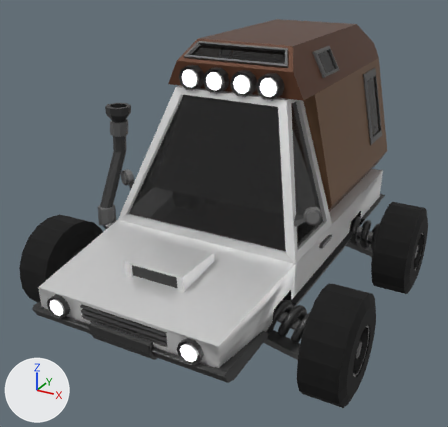
An edit to the glTF model glbs/1.glb, drawn before and after from the same camera.
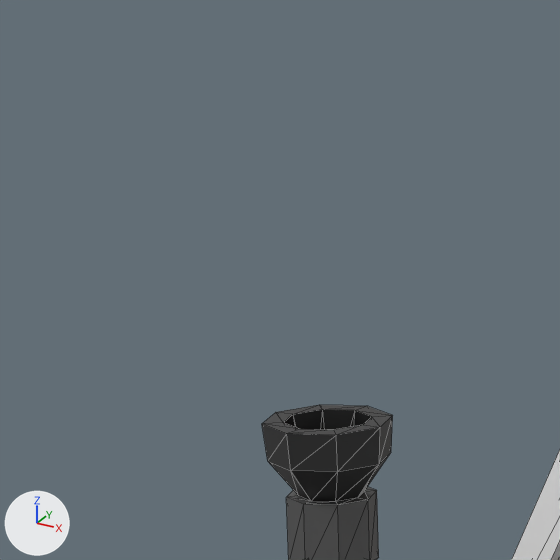
Each version appears first whole from a camera (50 mm lens) standing at (0.637, -1.389, 0.701) and looking at (-0.045, -0.15, 0.081), and next in a close-up on the part from 12% to 37% of the width and 5% to 31% of the height. The axes (+X, +Y, +Z) are drawn at lower left. The lights are the same throughout. The close-ups show mesh edges as thin lines. Where no turn or scale is listed for an object, it has been applied to the vertices.

The scene before the commit, as lines of its bpy script (objects in view):
```python
me_cube_207 = bpy.data.meshes.new('Cube.207')
me_cube_207.from_pydata(...)  # 873 vertices, 1770 faces; spans x -0.248..0.248, y -0.493..0.495, z -0.113..0.371
# faces by material slot: [1686, 20, 64]
me_cube_207.materials.append(mat_matreialglobal)  # picture img_globaltex
me_cube_207.materials.append(mat_glass)  # picture img_globaltex
me_cube_207.materials.append(mat_emission)  # white #e7e7e7
me_cylinder_389 = bpy.data.meshes.new('Cylinder.389')
me_cylinder_389.from_pydata(...)  # 112 vertices, 220 faces; spans x -0.296..-0.196, y -0.221..-0.081, z -0.022..0.273
me_cylinder_389.materials.append(mat_matreialglobal)  # picture img_globaltex
ob_body_011 = bpy.data.objects.new('Body.011', me_cube_207)
ob_body_011.location = (-0.0237, -0.1187, 0.0684)
ob_cylinder_008 = bpy.data.objects.new('Cylinder.008', me_cylinder_389)
ob_cylinder_008.location = (-0.0237, -0.1187, 0.0684)
```
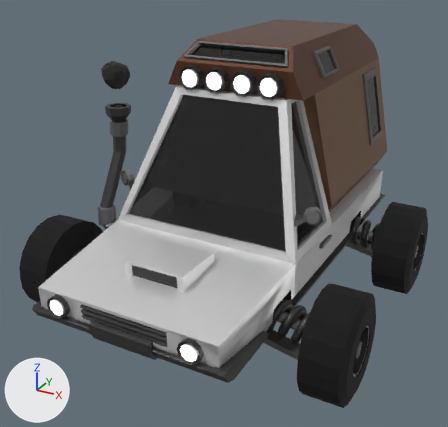
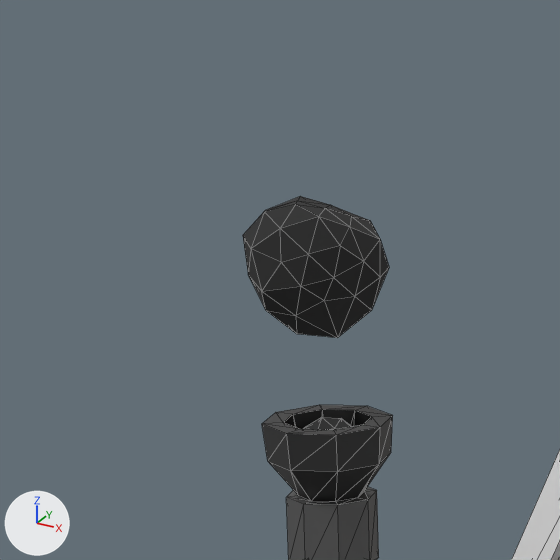
Pixel boxes (x1, y1, x2, y2) of what changed, in the close-ups (560 x 560 px):
'Smoke', added (black)
    after: (243, 196, 389, 338)
'Smoke.001', added (black)
    after: (303, 417, 352, 430)

Patch to the scene script:
```diff
--- a/glbs/1.glb.py
+++ b/glbs/1.glb.py
@@ mat_smoke @@
+mat_smoke = principled_material('Smoke')
+mat_smoke.base_color = (0.0254, 0.0254, 0.0254)  # black #2c2c2c
+mat_smoke.roughness = 1.0
@@ me_icosphere_005 @@
+me_icosphere_005.from_pydata(...)  # 42 vertices, 80 faces; spans x -0.93..0.85, y -1.08..0.71, z -0.77..1.09
+me_icosphere_005.materials.append(mat_smoke)  # black #2c2c2c
@@ ob_smoke_001 @@
+ob_smoke_001 = bpy.data.objects.new('Smoke.001', me_icosphere_005)
+ob_smoke_001.location = (-0.2889, -0.232, 0.3242)
+ob_smoke_001.rotation_euler = (0.766, -0.458, 0.49)  # degrees (44, -26, 28)
+ob_smoke_001.scale = (-0.0187, -0.0187, -0.0187)
@@ ob_smoke @@
+ob_smoke = bpy.data.objects.new('Smoke', me_icosphere_005.copy())
+ob_smoke.location = (-0.2889, -0.232, 0.4191)
+ob_smoke.rotation_euler = (0.214, -0.318, 0.943)  # degrees (12, -18, 54)
+ob_smoke.scale = (-0.0364, -0.0364, -0.0364)
```
